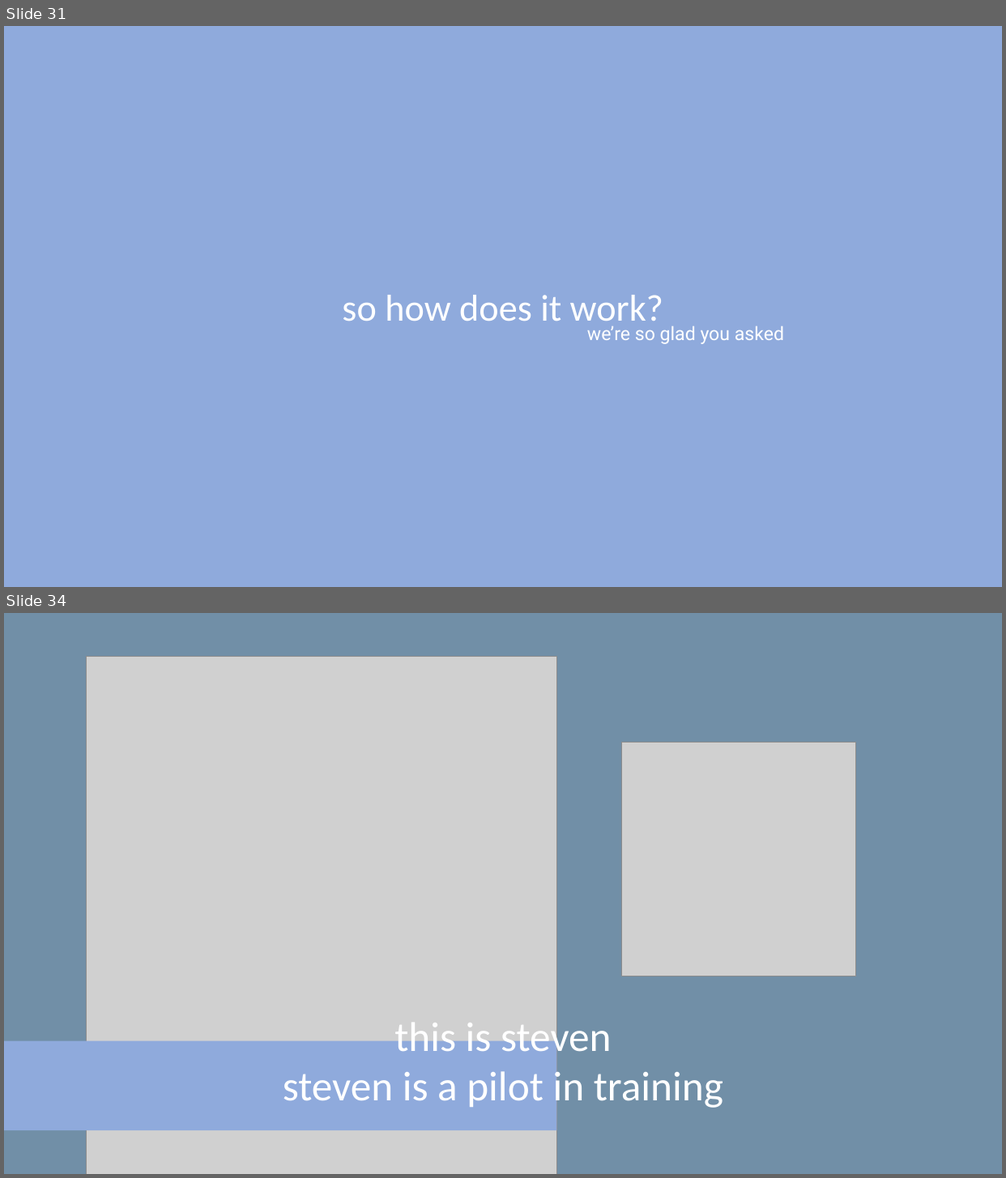
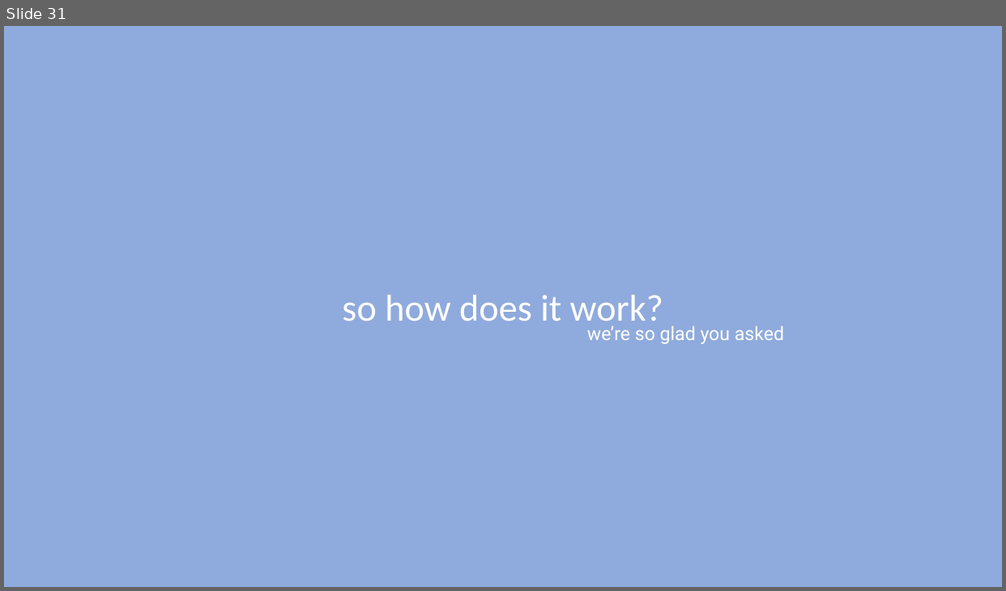
Before and after one commit to daea69twins/voiceseperation, a slide deck: Bi-Weekly Reports/potential video.pptx. Shown one above the other, each under a label of ours: slides 31 and 34 before the commit, slide 31 after it; the slides between them are not shown. The pictures are 1006x1178 and 1006x591 pixels, drawn with LibreOffice and Linux fonts; fonts in the diff are those of the drawing; grey boxes stand for pictures; background and template pictures are left out. Boxes give left, top, right and bottom in pixels: in the first picture for what was removed or moved away, otherwise in the second. Text is boxed around its words. In the diff, an @@ line names an element or a change of style, - is before the commit and + after.

```diff
--- a/Bi-Weekly Reports/potential video.pptx
+++ b/Bi-Weekly Reports/potential video.pptx
@@ slide 34 removed at (4, 613, 1002, 1174), background #718FA7 @@
@@ picture removed at (87, 657, 556, 1174) @@
@@ picture removed at (621, 743, 856, 977) @@
@@ text removed at (394, 1016, 612, 1061) @@
-this is steven
@@ rectangle removed at (4, 1041, 556, 1131) @@
@@ text removed at (283, 1067, 723, 1111) @@
-steven is a pilot in training
```
Also in this commit, not shown: 2 slides changed, 15 slides added, 2 other slides removed, 1 other file.
